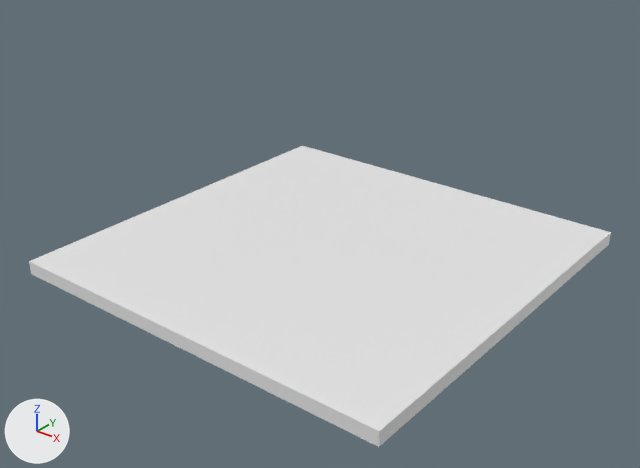
The Blender file Assets/pickups.blend: old version first, new version second.
Before and after are seen from a camera (50 mm lens) standing at (3.47, -4.45, 2.88) and looking at (0.07, -0.2, 0.24). The axes (+X, +Y, +Z) are drawn at lower left. The lights are the same throughout. The same objects are shown in both versions, whatever each file hides.

Script lines for the objects in view, before the commit:
```python
me_cube_004 = bpy.data.meshes.new('Cube.004')
me_cube_004.from_pydata(...)  # a box spanning x -1.0..1.0, y -1.0..1.0, z -1.0..1.0
ob_trap = bpy.data.objects.new('Trap', me_cube_004)
ob_trap.location = (0.0, 0.0, 0.0)
ob_trap.scale = (1.47, 1.47, 0.0494)
```
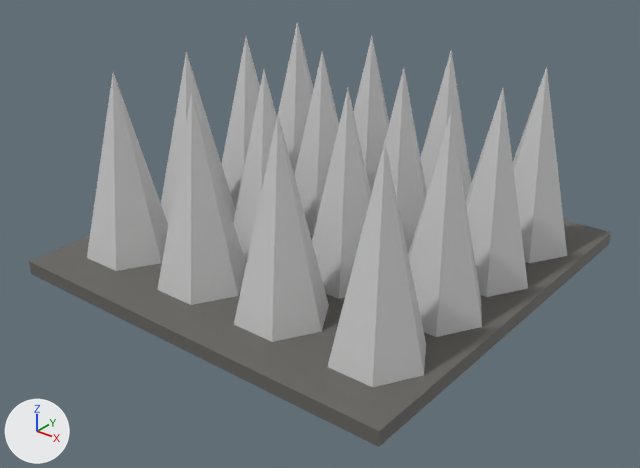
Where the newer file only moved an object's origin or applied its transform, the numbers keep the older frame.

Changed parts and their boxes (x1, y1, x2, y2) in the pictures (640 x 468 px):
'Trap', reshaped, rescaled (41% taller)
    before: (29, 146, 611, 447)
    after: (29, 22, 611, 447)

The change, as a diff of the scene's bpy script:
```diff
--- a/Assets/pickups.blend.py
+++ b/Assets/pickups.blend.py
@@ me_cube_004 @@
 # used by ob_trap; location = (0.0, 0.0, 0.0); scale = (1.47, 1.47, 0.0494)
-me_cube_004.from_pydata(...)  # 8 vertices, 6 faces; spans x -1.0..1.0, y -1.0..1.0, z -1.0..1.0
+me_cube_004.from_pydata(...)  # 120 vertices, 118 faces; spans x -1.47..1.47, y -1.47..1.47, z -0.05..1.34
+# me_cube_004 part 1: the whole mesh is rebuilt
+me_cube_004.materials.append(mat_material_001)  # dark grey #686662
+me_cube_004.materials.append(mat_material_002)  # light grey #cecece
+me_cube_004.materials.append(mat_material_003)  # light grey #cecece
+me_cube_004.materials.append(mat_material_014)  # light grey #cecece
+me_cube_004.materials.append(mat_material_015)  # light grey #cecece
+me_cube_004.materials.append(mat_material_016)  # light grey #cecece
+me_cube_004.materials.append(mat_material_017)  # light grey #cecece
+me_cube_004.materials.append(mat_material_018)  # light grey #cecece
+me_cube_004.materials.append(mat_material_019)  # light grey #cecece
+me_cube_004.materials.append(mat_material_020)  # light grey #cecece
+me_cube_004.materials.append(mat_material_021)  # light grey #cecece
+me_cube_004.materials.append(mat_material_022)  # light grey #cecece
+me_cube_004.materials.append(mat_material_023)  # light grey #cecece
+me_cube_004.materials.append(mat_material_024)  # light grey #cecece
+me_cube_004.materials.append(mat_material_025)  # light grey #cecece
+me_cube_004.materials.append(mat_material_026)  # light grey #cecece
+me_cube_004.materials.append(mat_material_027)  # light grey #cecece
@@ ob_trap @@
 ob_trap.location = (0.0, 0.0, 0.0)
-ob_trap.scale = (1.47, 1.47, 0.0494)
```
